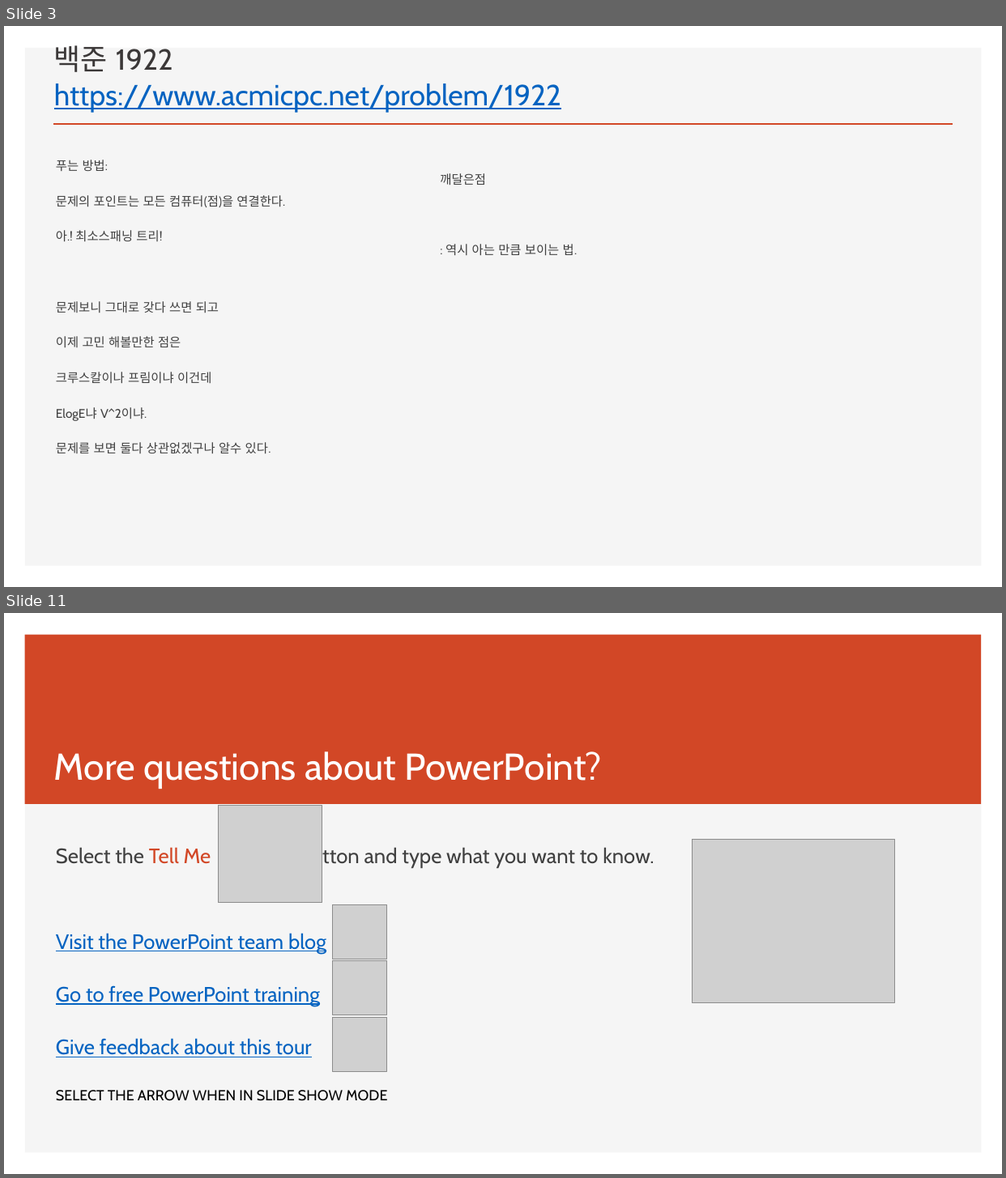
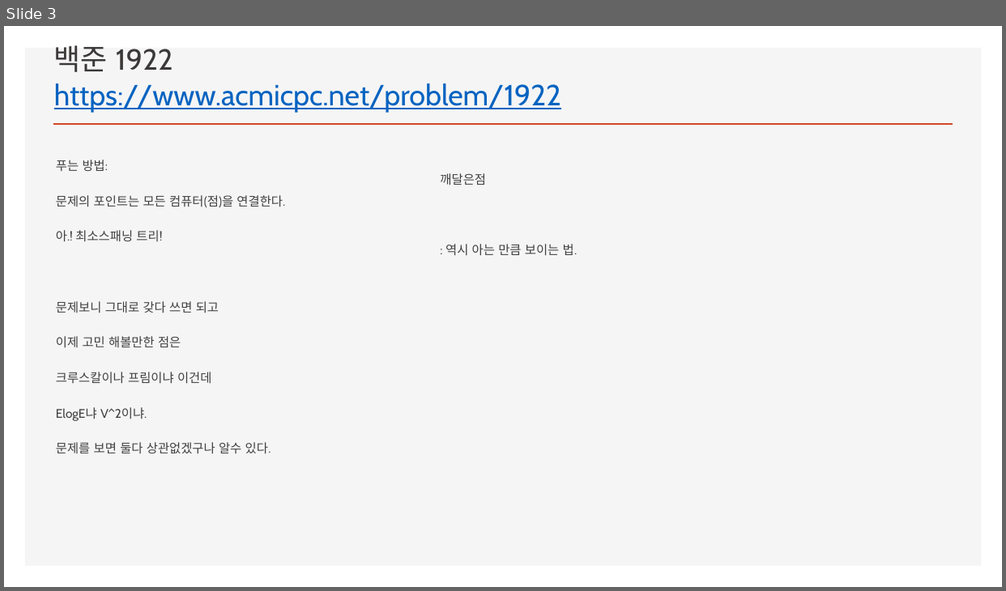
Before and after one commit to ckdgus0505/ACM, a slide deck: PPT 발표자료/이동석 2019년 8월 24일 알고스 문제풀이.pptx. Shown one above the other, each under a label of ours: slides 3 and 11 before the commit, slide 3 after it; the slides between them are not shown. The pictures are 1006x1178 and 1006x591 pixels, drawn with LibreOffice and Linux fonts; fonts in the diff are those of the drawing; grey boxes stand for pictures. Boxes give left, top, right and bottom in pixels: in the first picture for what was removed or moved away, otherwise in the second. Text is boxed around its words. In the diff, an @@ line names an element or a change of style, - is before the commit and + after.

```diff
--- a/PPT 발표자료/이동석 2019년 8월 24일 알고스 문제풀이.pptx
+++ b/PPT 발표자료/이동석 2019년 8월 24일 알고스 문제풀이.pptx
@@ slide 11 removed at [4, 613, 1002, 1174], background #FFFFFF; not listed: 1 template element that a slide beside it also shows @@
@@ rectangle removed at [25, 635, 982, 805] @@
@@ title removed at [54, 752, 602, 788] @@
-More questions about PowerPoint?
@@ picture removed at [218, 806, 322, 903] @@
@@ text removed at [56, 846, 654, 1058] @@
-Select the Tell Me button and type what you want to know.
-Visit the PowerPoint team blog
-Go to free PowerPoint training
-Give feedback about this tour
@@ picture removed at [692, 839, 896, 1003] @@
@@ picture removed at [332, 905, 386, 959] @@
@@ picture removed at [332, 961, 386, 1015] @@
@@ picture removed at [332, 1018, 386, 1072] @@
@@ text removed at [56, 1090, 387, 1101] @@
-SELECT THE ARROW WHEN IN SLIDE SHOW MODE
```
Also in this commit, not shown: 1 slide changed, 1 slide added, 6 other slides removed.
